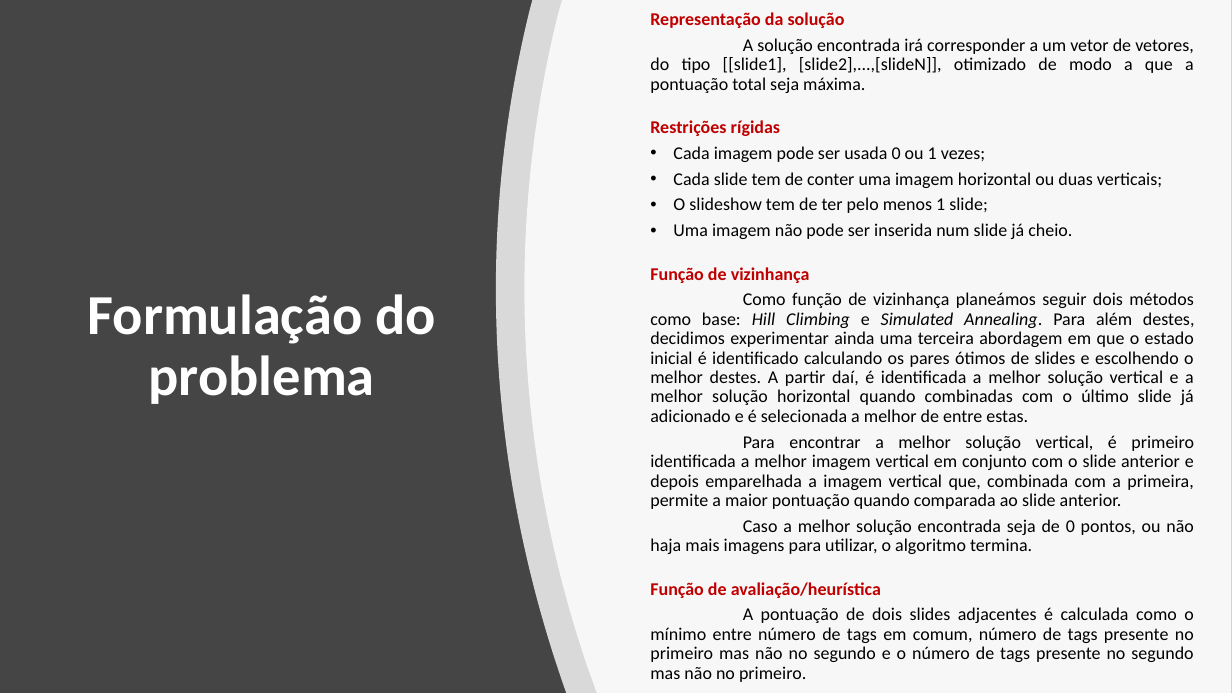
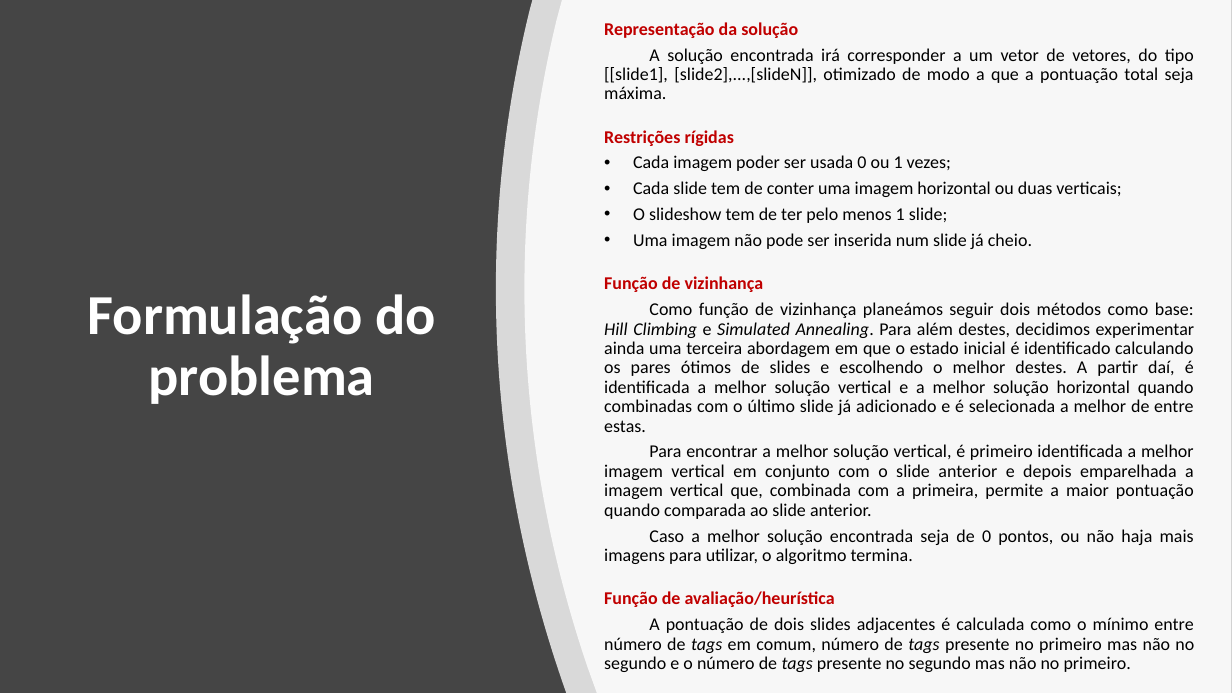
Before and after one commit to jarpraca/IART_1920, a slide deck: slide 4 of Checkpoint #1.pptx. Drawn at 1232x693 pixels with LibreOffice and Linux fonts; fonts in the diff are those of the drawing. Boxes give left, top, right and bottom in pixels: in the first picture for what was removed or moved away, otherwise in the second. Text is boxed around its words. In the diff, an @@ line names an element or a change of style, - is before the commit and + after.

Commit message:
changed hill c

```diff
--- a/Checkpoint #1.pptx
+++ b/Checkpoint #1.pptx
@@ text at bbox=[604, 22, 1195, 672]: italic on in "tags tags tags"; indent changed @@
@@ text at bbox=[633, 155, 951, 171]: text changed @@
-  • Cada imagem pode ser usada 0 ou 1 vezes;
+  • Cada imagem poder ser usada 0 ou 1 vezes;
```
Also in this commit, not shown: 2 other slides changed, 2 other files.
